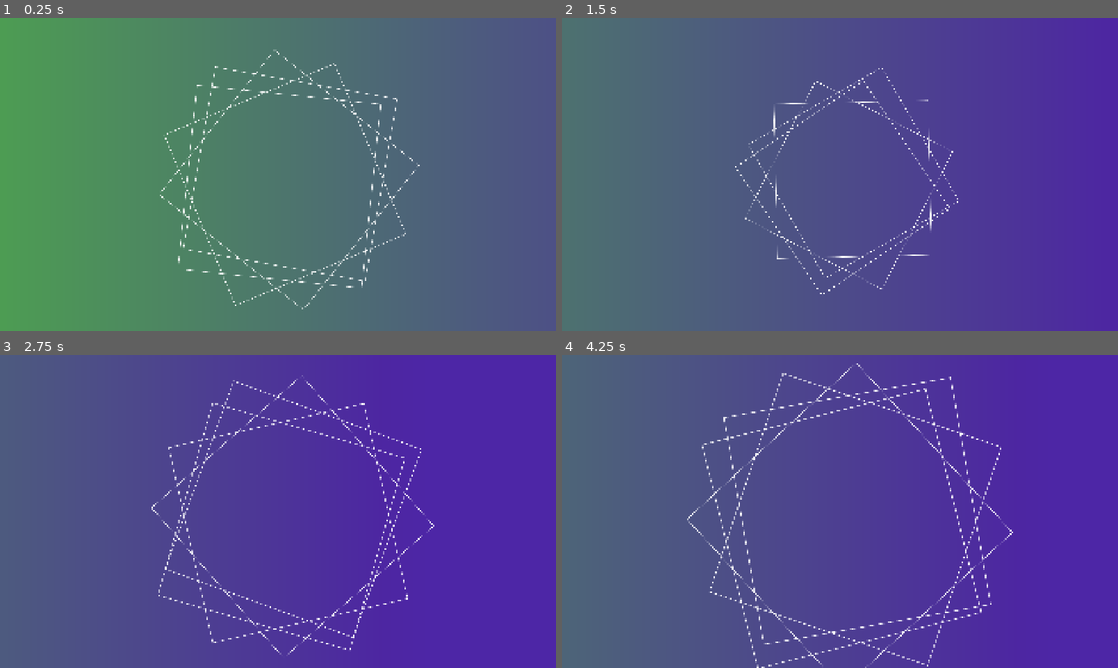
Above: before the commit, frames 1-4 (two rows, left to right).
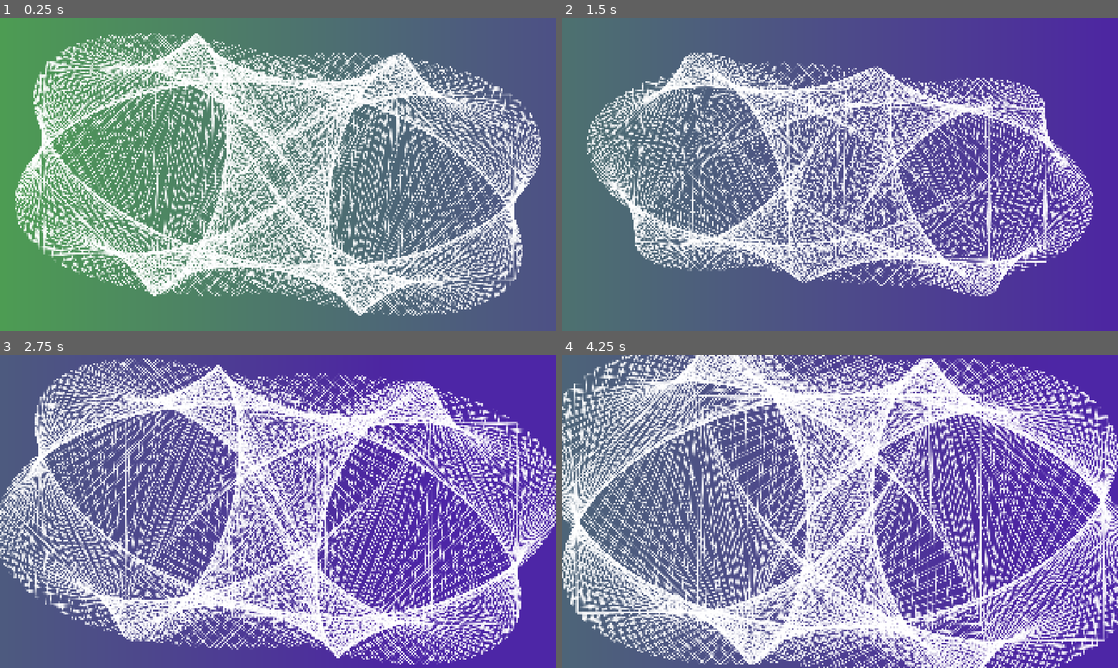
Above: after the commit, the same moments.

Repository: Juju-brz/GDVJ
Game: Godot game, scene res://templates/05_CircleStar.tscn
Same seed, same stepped clock (60 frames per second), same inputs: the game is played once before the commit and once after it. This scene is started directly instead of the project's main scene.
Inputs (mouse positions are in pixels of both pictures, inside the frame that each line leads up to):
- Up to frame 1 (0.25 s): no input
- Up to frame 2 (1.5 s): tap Enter at 0.5 s; move the mouse to (962, 158) at 0.52 s; move the mouse to (728, 190) at 1.27 s
- Up to frame 3 (2.75 s): move the mouse to (333, 442) at 2.02 s
- Up to frame 4 (4.25 s): move the mouse to (812, 574) at 2.77 s; move the mouse to (1006, 558) at 3.52 s

The runs differ from the first frame. In frame 1, 40% of the frame differs, in the area x 2-98%, y 4-96%; in frame 2, 30%; in frame 3, 47%; in frame 4, 58%, in the area x 0-100%, y 0-100%.

Commit message:
new scene

Diff:
--- a/scripts/05_circle_star.gd
+++ b/scripts/05_circle_star.gd
@@ -41,7 +41,7 @@
 
 	# 5. INITIALIZE SLIDERS
 	slider.max_value = 200
-	slider.value = 2
+	slider.value = 100
 	old_slider_val_int = 0
 
 	# 6. Spawn Initial Sprites
@@ -93,15 +93,12 @@
 			# --- SPIRAL MATH (Like Original Script) ---
 			# Angle increases with index 'i'
 			var angle = i * ANGLE_STEP
-			#overall_rotation += 1.0 * delta
-			# --- WAVE FUNCTION (COMMENTED OUT AS REQUESTED) ---
-			# var wave_offset = sin(time_passed + (i * 0.2)) * 20.0
-			# var current_radius = RADIUS + wave_offset
+
 			var current_radius = RADIUS # Use static radius
 
 			# Calculate Position based on Angle and Radius
-			var x_pos = screen_center.x + cos(angle) * current_radius
-			var y_pos = screen_center.y + sin(angle) * current_radius
+			var x_pos = screen_center.x + cos(angle) * current_radius *10.2
+			var y_pos = screen_center.y + cos(angle) * current_radius
 
 			sprite.position = Vector2(x_pos, y_pos)
 
--- a/scripts/mainScript.gd
+++ b/scripts/mainScript.gd
@@ -163,7 +163,7 @@
 			speed -= 1.0
 			print(speed)
 	if Input.is_action_pressed("joy_speed_up"):
-		if speed >= 50.0:
+		if speed >= 20.0:
 			pass
 		else:
 			speed += 1.0
